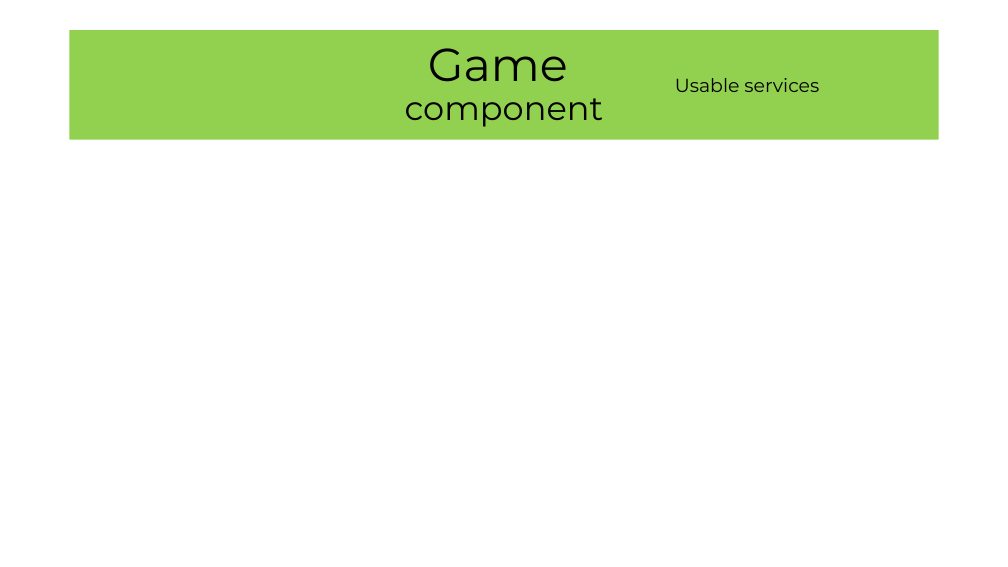
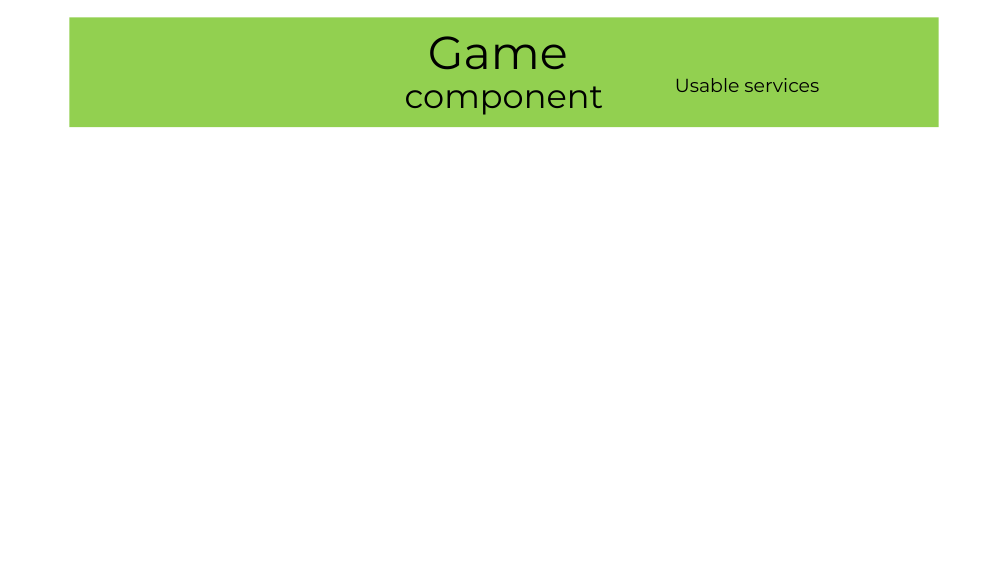
Before and after one commit to homelleon/GameEngine, a slide deck: slide 7 of document/GameEngine.pptx (slide 6 before the commit). Drawn at 1008x567 pixels with LibreOffice and Linux fonts; fonts in the diff are those of the drawing. Boxes give left, top, right and bottom in pixels: in the first picture for what was removed or moved away, otherwise in the second. Text is boxed around its words. In the diff, an @@ line names an element or a change of style, - is before the commit and + after.

Commit message:
[doc] add game creation info - add class creation info into power point file about engine structure

```diff
--- a/document/GameEngine.pptx
+++ b/document/GameEngine.pptx
@@ title "Game component": place and size @@
-title "Game component" at <box>70,30,939,140</box>
+title "Game component" at <box>70,17,939,127</box>
```
Also in this commit, not shown: 4 other slides changed, 2 slides added, 1 other file.
